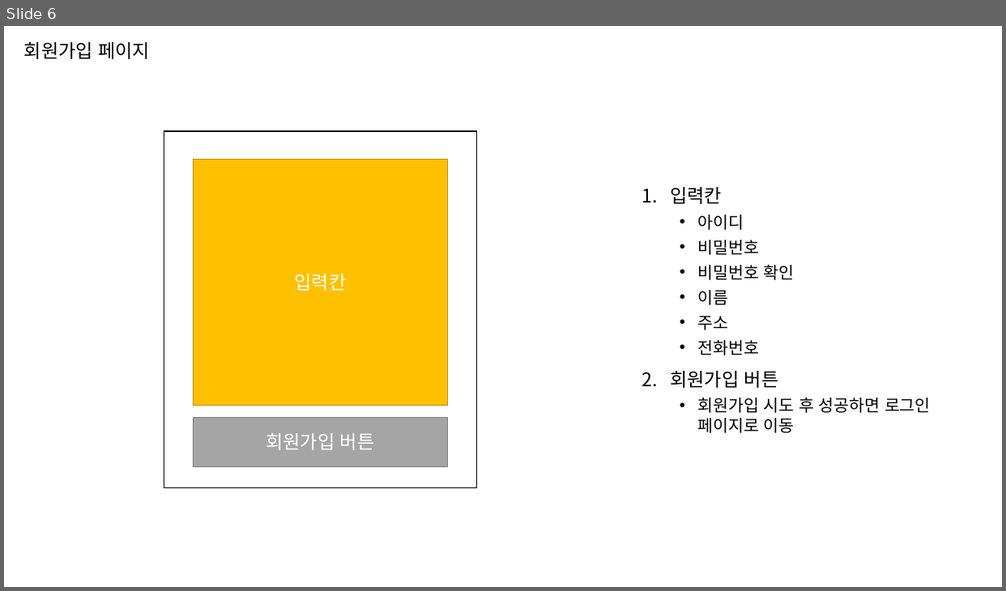
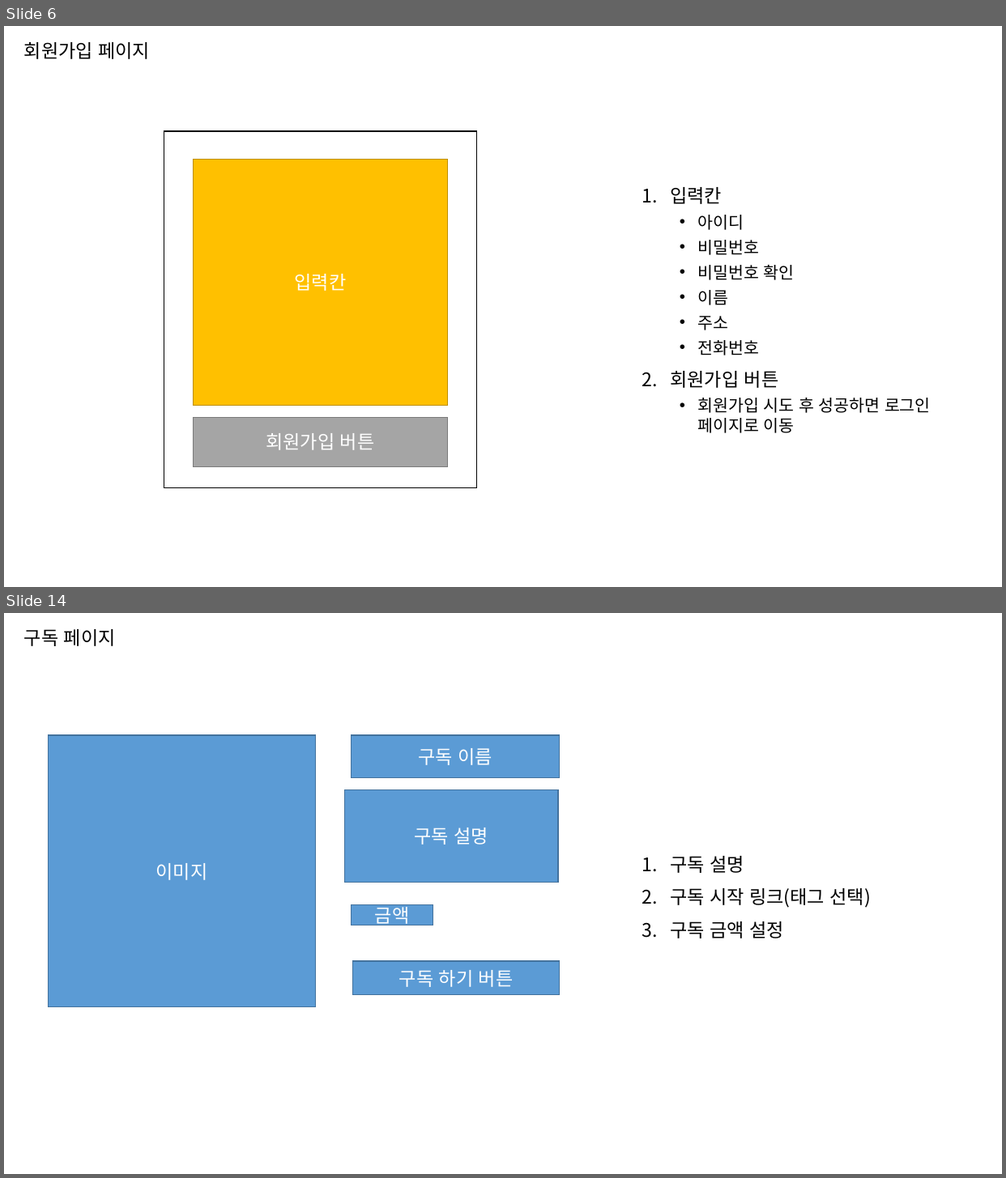
Before and after one commit to jihunz/HiSnack, a slide deck: document/ppt/Hi Snack! 페이지 별 구성 요소.pptx. Shown one above the other, each under a label of ours: slide 6 before the commit, slides 6 and 14 after it; the slides between them are not shown. The pictures are 1006x591 and 1006x1178 pixels, drawn with LibreOffice and Linux fonts; fonts in the diff are those of the drawing. Boxes give left, top, right and bottom in pixels: in the first picture for what was removed or moved away, otherwise in the second. Text is boxed around its words. In the diff, an @@ line names an element or a change of style, - is before the commit and + after.

Commit message:
docs: 페이지별 구성 요소.ppt 수정

```diff
--- a/document/ppt/Hi Snack! 페이지 별 구성 요소.pptx
+++ b/document/ppt/Hi Snack! 페이지 별 구성 요소.pptx
@@ slide 14 added at (x1=4, y1=613, x2=1002, y2=1174), background #FFFFFF @@
@@ title added at (x1=24, y1=629, x2=116, y2=646), 18 pt, text #000000 @@
+구독 페이지
@@ rectangle added at (x1=49, y1=735, x2=316, y2=1007), fill #5B9BD5, outline #43739E 1 pt, 18 pt, text #FFFFFF @@
+이미지
@@ rectangle added at (x1=351, y1=735, x2=560, y2=777), fill #5B9BD5, outline #43739E 1 pt, 18 pt, text #FFFFFF @@
+구독 이름
@@ rectangle added at (x1=345, y1=790, x2=559, y2=883), fill #5B9BD5, outline #43739E 1 pt, 18 pt, text #FFFFFF @@
+구독 설명
@@ text added at (x1=670, y1=856, x2=871, y2=939), 18 pt, text #000000 @@
+1. 구독 설명
+2. 구독 시작 링크(태그 선택)
+3. 구독 금액 설정
@@ rectangle added at (x1=351, y1=905, x2=433, y2=925), fill #5B9BD5, outline #43739E 1 pt, 18 pt, text #FFFFFF @@
+금액
@@ rectangle added at (x1=353, y1=961, x2=560, y2=995), fill #5B9BD5, outline #43739E 1 pt, 18 pt, text #FFFFFF @@
+구독 하기 버튼
```
Also in this commit, not shown: 1 slide changed, 10 other slides added, 2 other files.
